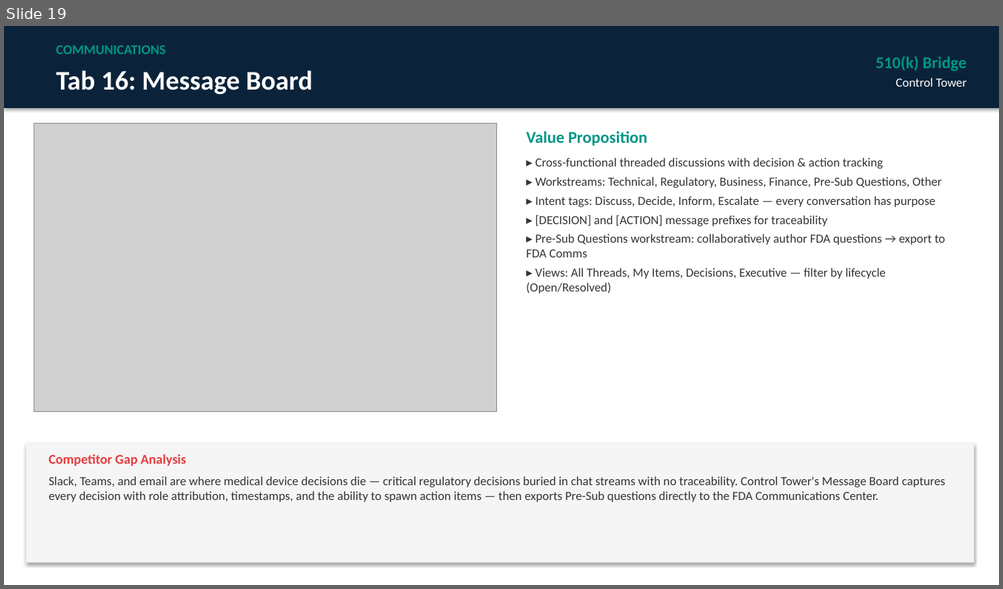
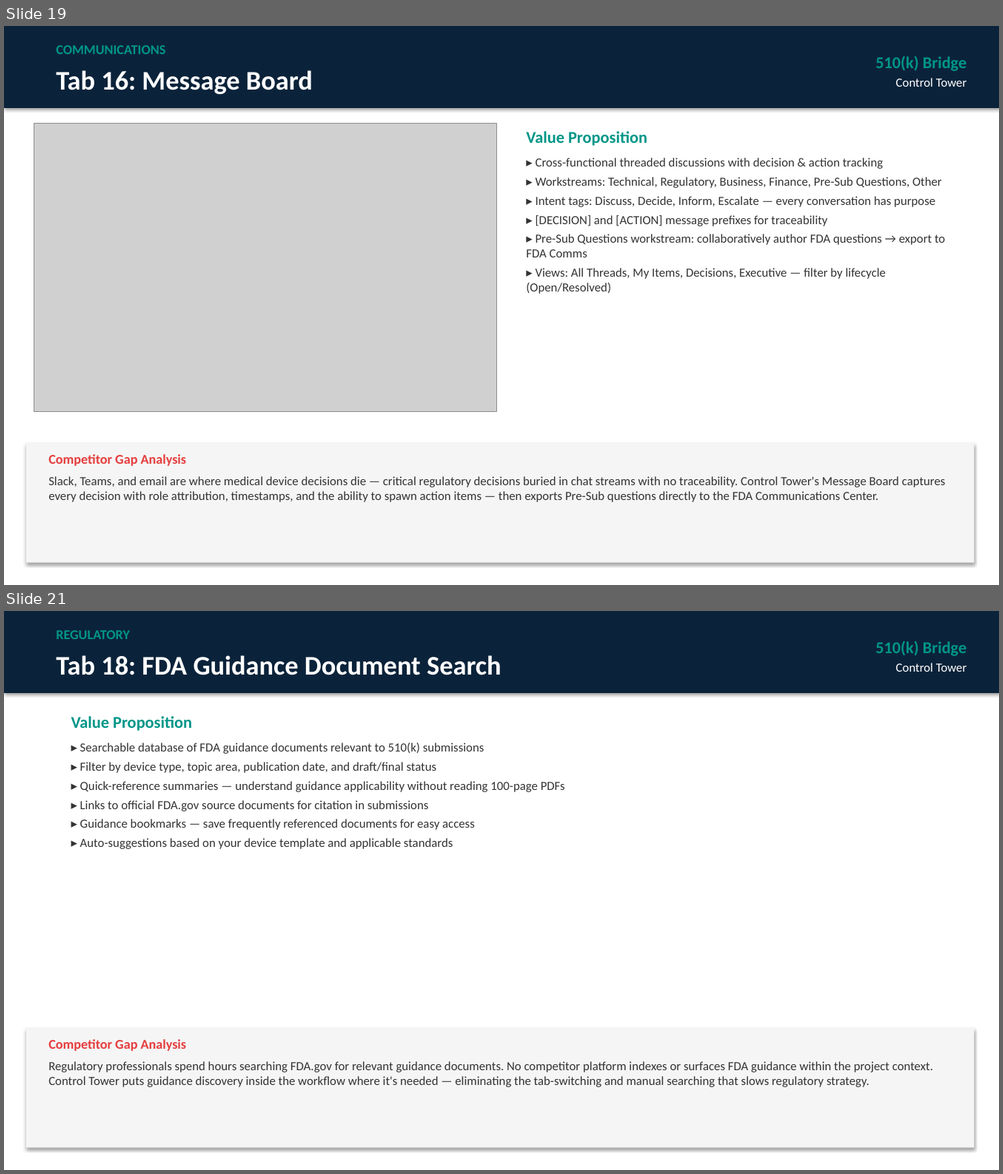
Before and after one commit to londailey6937/arch-medical, a slide deck: Control_Tower_Sales_Deck.pptx. Shown one above the other, each under a label of ours: slide 19 before the commit, slides 19 and 21 after it; the slides between them are not shown. The pictures are 1003x589 and 1003x1174 pixels, drawn with LibreOffice and Linux fonts; fonts in the diff are those of the drawing; grey boxes stand for pictures. Boxes give left, top, right and bottom in pixels: in the first picture for what was removed or moved away, otherwise in the second. Text is boxed around its words. In the diff, an @@ line names an element or a change of style, - is before the commit and + after.

Commit message:
Update EN+CN PowerPoint decks: 18 tabs, Predicate Finder, FDA Guidance Docs, Stakeholder Inputs, QMS-Lite, Notifications/Export slides (23→28 slides)

```diff
--- a/Control_Tower_Sales_Deck.pptx
+++ b/Control_Tower_Sales_Deck.pptx
@@ slide 21 added at [4, 611, 999, 1170], background #FFFFFF @@
@@ rectangle added at [4, 611, 999, 693], fill #0B233A @@
@@ text added at [56, 630, 130, 639], 13 pt, text #009688, bold @@
+REGULATORY
@@ text added at [875, 641, 966, 656], 16 pt, text #009688, bold @@
+510(k) Bridge
@@ text added at [56, 655, 501, 675], 26 pt, text #FFFFFF, bold @@
+Tab 18: FDA Guidance Document Search
@@ text added at [896, 663, 966, 672], 12 pt, text #FFFFFF @@
+Control Tower
@@ text added at [71, 716, 565, 849], 12 pt, text #333333 @@
+Value Proposition
+▸ Searchable database of FDA guidance documents relevant to 510(k) submissions
+▸ Filter by device type, topic area, publication date, and draft/final status
+▸ Quick-reference summaries — understand guidance applicability without reading 100-page PDFs
+▸ Links to official FDA.gov source documents for citation in submissions
+▸ Guidance bookmarks — save frequently referenced documents for easy access
+▸ Auto-suggestions based on your device template and applicable standards
@@ rectangle added at [26, 1029, 974, 1148], fill #F5F5F5 @@
@@ text added at [48, 1039, 187, 1051], 13 pt, text #E53E3E, bold @@
+Competitor Gap Analysis
@@ text added at [48, 1062, 933, 1088], 12 pt, text #333333 @@
+Regulatory professionals spend hours searching FDA.gov for relevant guidance documents. No competitor platform indexes or surfaces FDA guidance within the project context. Control Tower puts guidance discovery inside the workflow where it's needed — eliminating the tab-switching and manual searching that slows regulatory strategy.
```
Also in this commit, not shown: 5 slides changed, 4 other slides added, 3 other files.
